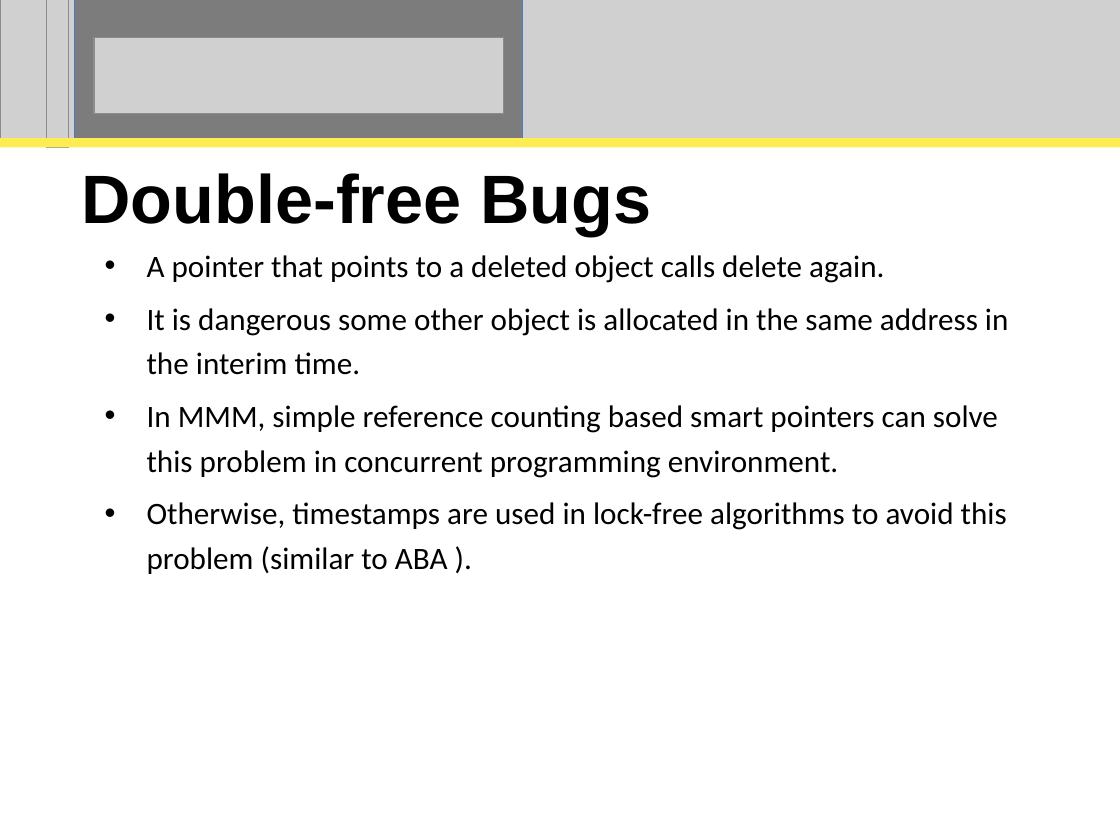
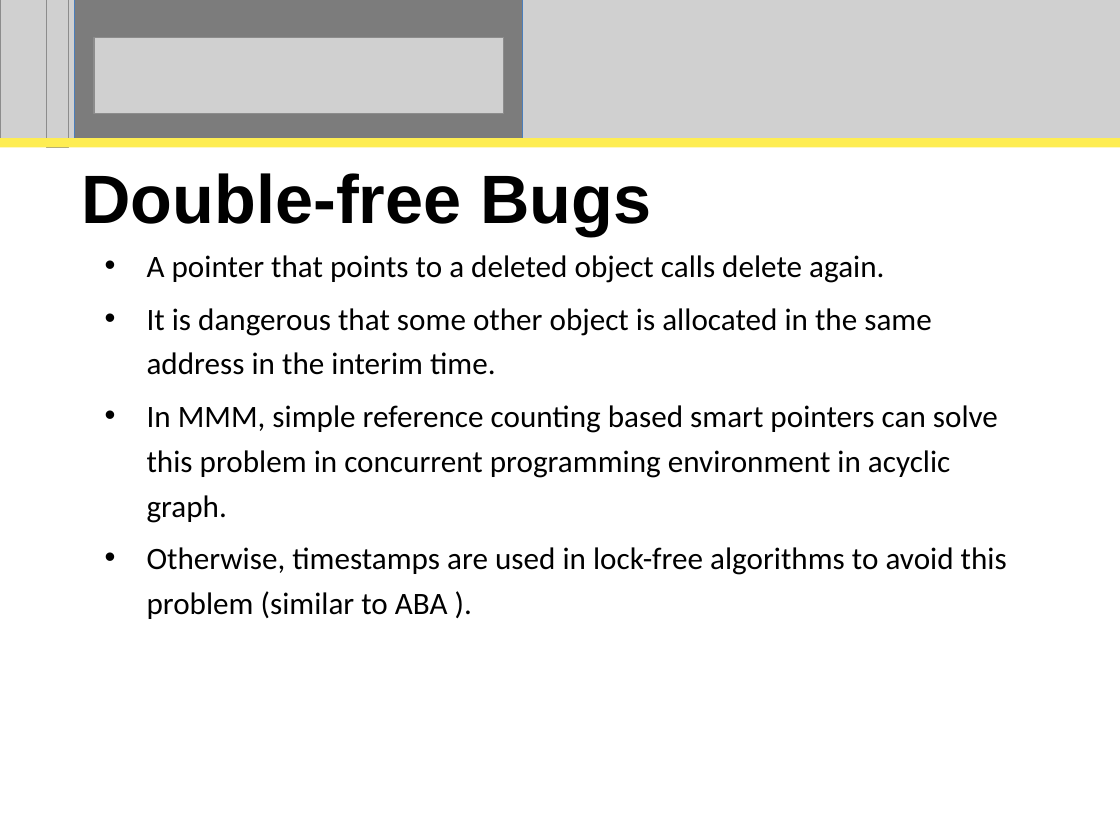
Before and after one commit to perpetualcoder/thesis, a slide deck: slide 7 of thesisppt/defense.ppt. Drawn at 1120x840 pixels with LibreOffice and Linux fonts; fonts in the diff are those of the drawing; grey boxes stand for pictures. Boxes give left, top, right and bottom in pixels: in the first picture for what was removed or moved away, otherwise in the second. Text is boxed around its words. In the diff, an @@ line names an element or a change of style, - is before the commit and + after.

```diff
--- a/thesisppt/defense.ppt
+++ b/thesisppt/defense.ppt
@@ subtitle at [147, 308, 998, 523]: text changed @@
-• It is dangerous some other object is allocated in the same address in the interim time.
-• In MMM, simple reference counting based smart pointers can solve this problem in concurrent programming environment.
+• It is dangerous that some other object is allocated in the same address in the interim time.
+• In MMM, simple reference counting based smart pointers can solve this problem in concurrent programming environment in acyclic graph.
```
Also in this commit, not shown: 17 other slides changed, 1 slide added, 6 other files.
